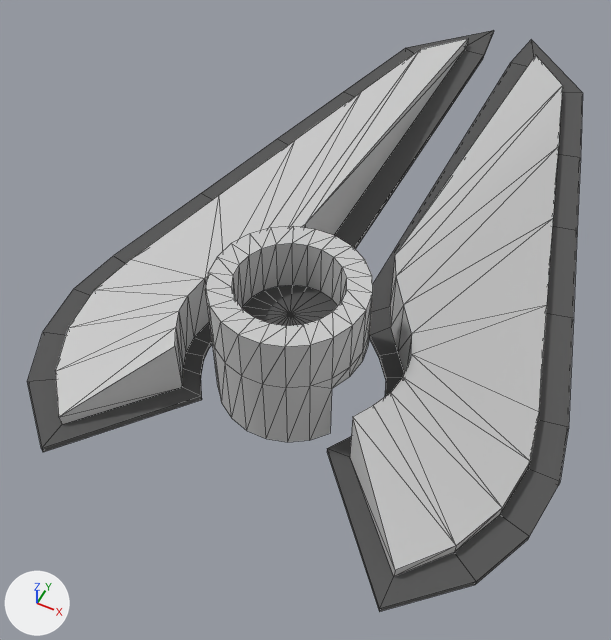
An edit to the FBX model Assets/Scene_Content/Models/Ships/Ship001.FBX, drawn before and after from the same camera.
The view is the same before and after, from a 50 mm camera at (0.61, -1.81, 1.69) aimed at (-0.11, -0.37, -0.11). Every picture has the same lights, and +X, +Y and +Z are marked at lower left. Mesh edges are drawn as thin lines. Where no turn or scale is listed for an object, it has been applied to the vertices.

The first picture shows 'Ship002', 'ShipSurround'.
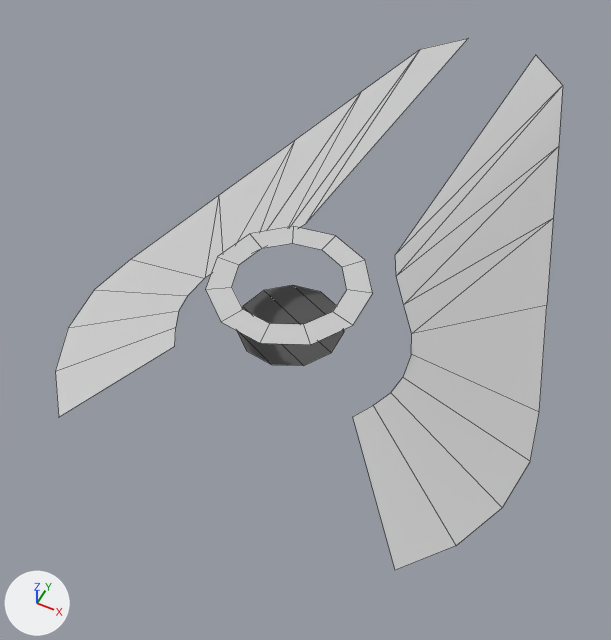
Pixel boxes [x1, y1, x2, y2] of what changed, in the pictures (611 x 640 px):
'Ship002', reshaped: before [55, 38, 563, 577]; after [55, 38, 563, 570]
'ShipSurround', reshaped (81% narrower, 86% shorter): before [27, 30, 583, 612]; after [237, 285, 344, 366]
part 1 of me_mesh, cut back: before [55, 39, 547, 577]; after [55, 226, 547, 570]
part 2 of me_mesh_001, deleted: before [327, 40, 583, 612]
part 3 of me_mesh_001, deleted: before [27, 30, 494, 452]
part 4 of me_mesh_001, cut back: before [242, 285, 337, 326]; after [237, 285, 344, 366]

Patch to the scene script:
```diff
--- a/Assets/Scene_Content/Models/Ships/Ship001.FBX.py
+++ b/Assets/Scene_Content/Models/Ships/Ship001.FBX.py
@@ me_mesh_001 @@
 # used by ob_shipsurround; location = (0.0, 0.0, 0.122)
-me_mesh_001.from_pydata(...)  # 183 vertices, 142 faces; spans x -0.68..0.68, y -1.1..1.17, z -0.12..0.13
+me_mesh_001.from_pydata(...)  # 11 vertices, 5 faces; spans x -0.13..0.12, y -0.78..-0.53, z 0.09
+# me_mesh_001 part 2: the loose piece of 80 vertices spanning x 0.05..0.68, y -1.1..1.17, z -0.12..-0.11 is deleted
+# me_mesh_001 part 3: the loose piece of 80 vertices spanning x -0.68..-0.06, y -1.1..1.17, z -0.12..-0.11 is deleted
+# me_mesh_001 part 4
+# 12 vertices are removed from x -0.13..0.12, y -0.78..-0.53, z 0.09..0.13
+# 22 faces are deleted
+# 5 new faces join them
 me_mesh_001.materials.append(mat_material__74)
@@ me_mesh @@
 # used by ob_ship002; location = (0.0, 0.0, 0.122)
-me_mesh.from_pydata(...)  # 196 vertices, 296 faces; spans x -0.6..0.6, y -1.03..1.02, z -0.12..0.23
+me_mesh.from_pydata(...)  # 60 vertices, 36 faces; spans x -0.6..0.6, y -1.03..1.02, z -0.08..0.23
+# me_mesh part 1
+# 136 vertices are removed from x -0.6..0.6, y -1.03..1.02, z -0.12..0.23
+# 280 faces are deleted
+# 20 new faces join them
 me_mesh.materials.append(mat_wallglow)
```
